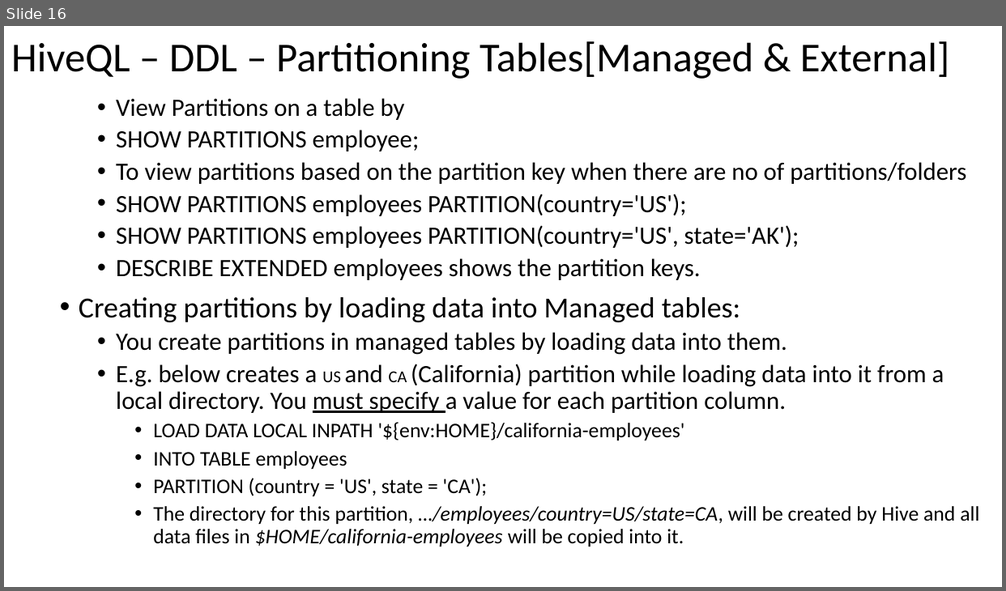
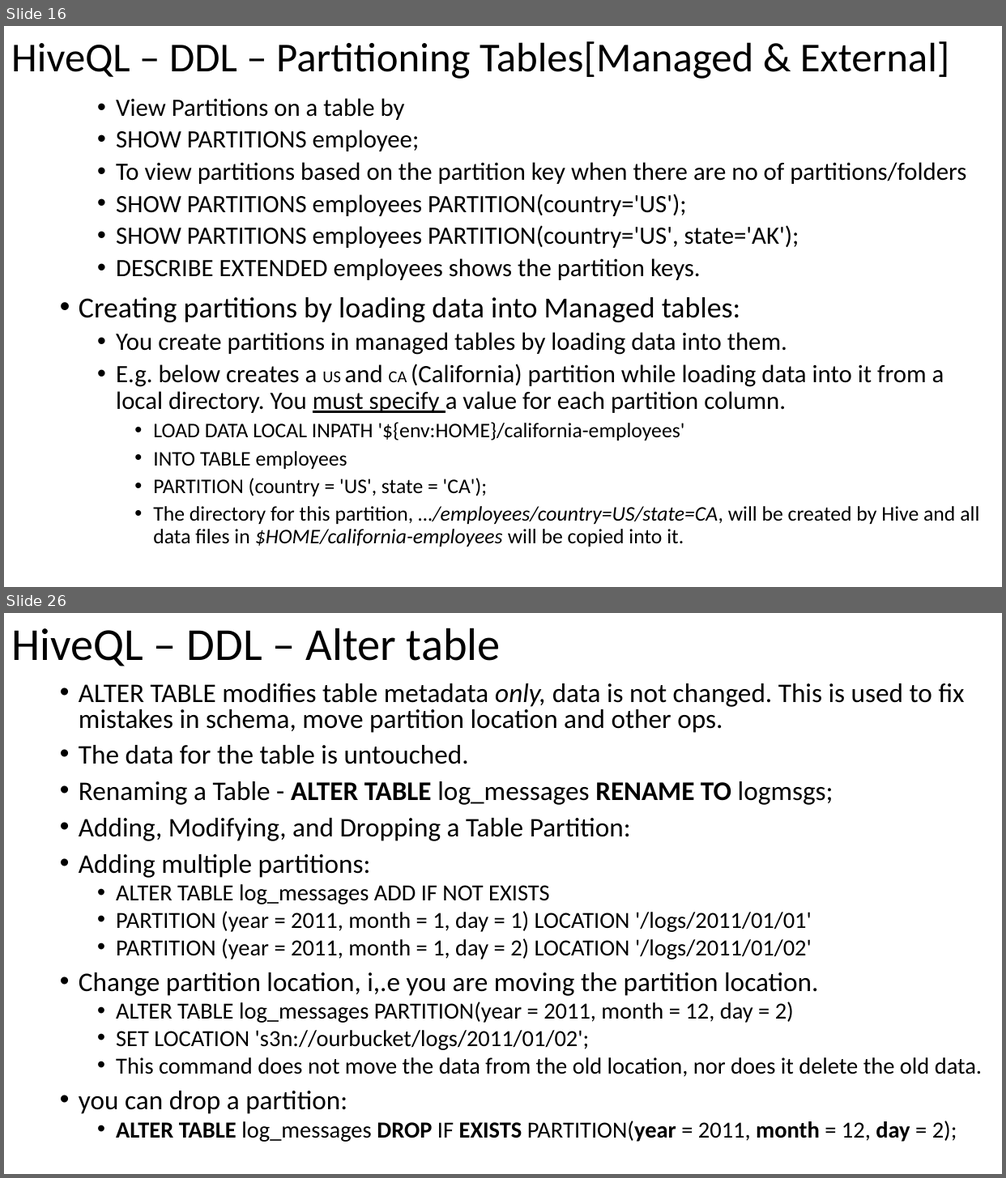
Before and after one commit to email2dorababu/SCALA_Reading, a slide deck: Hive_Def_Guide_mar_2016/Hive_programming_Hive_part3.pptx. Shown one above the other, each under a label of ours: slide 16 before the commit, slides 16 and 26 after it; the slides between them are not shown. The pictures are 1006x591 and 1006x1178 pixels, drawn with LibreOffice and Linux fonts; fonts in the diff are those of the drawing. Boxes give left, top, right and bottom in pixels: in the first picture for what was removed or moved away, otherwise in the second. Text is boxed around its words. In the diff, an @@ line names an element or a change of style, - is before the commit and + after.

```diff
--- a/Hive_Def_Guide_mar_2016/Hive_programming_Hive_part3.pptx
+++ b/Hive_Def_Guide_mar_2016/Hive_programming_Hive_part3.pptx
@@ slide 26 added at bbox=[4, 613, 1002, 1174], background #FFFFFF @@
@@ title added at bbox=[11, 628, 501, 666], 44 pt, text #000000 @@
+HiveQL – DDL – Alter table
@@ text added at bbox=[79, 683, 982, 1142], 22.2 pt, text #000000 @@
+• ALTER TABLE modifies table metadata only, data is not changed. This is used to fix mistakes in schema, move partition location and other ops.
+• The data for the table is untouched.
+• Renaming a Table - ALTER TABLE log_messages RENAME TO logmsgs;
+• Adding, Modifying, and Dropping a Table Partition:
+• Adding multiple partitions:
+  • ALTER TABLE log_messages ADD IF NOT EXISTS
+  • PARTITION (year = 2011, month = 1, day = 1) LOCATION '/logs/2011/01/01'
+  • PARTITION (year = 2011, month = 1, day = 2) LOCATION '/logs/2011/01/02'
+• Change partition location, i,.e you are moving the partition location.
+  • ALTER TABLE log_messages PARTITION(year = 2011, month = 12, day = 2)
+  • SET LOCATION 's3n://ourbucket/logs/2011/01/02';
+  • This command does not move the data from the old location, nor does it delete the old data.
+• you can drop a partition:
+  • ALTER TABLE log_messages DROP IF EXISTS PARTITION(year = 2011, month = 12, day = 2);
```
Also in this commit, not shown: 1 slide changed, 11 other slides added, 1 other file.
